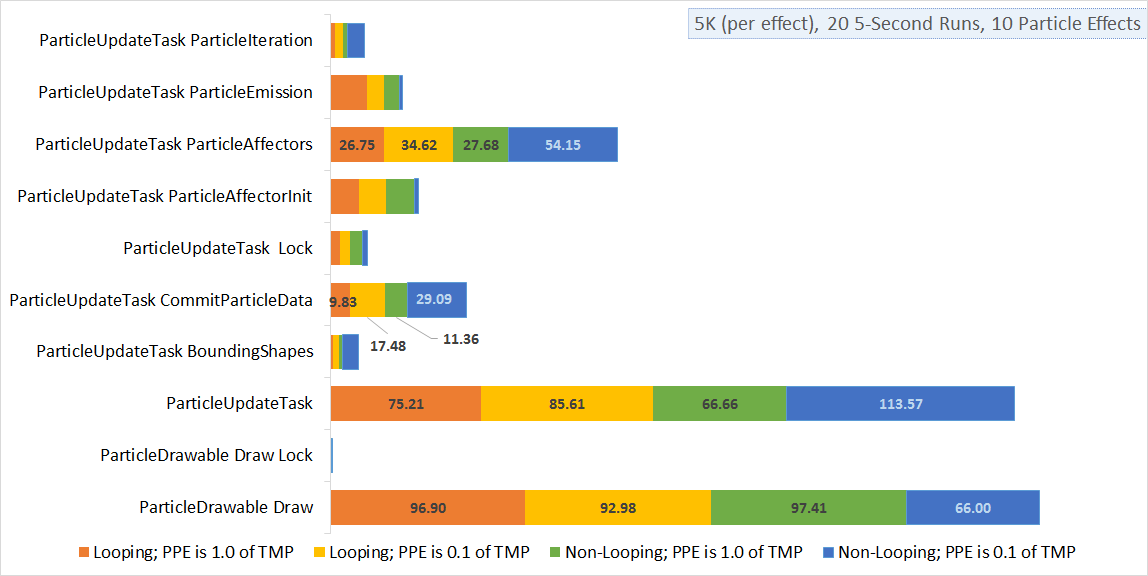
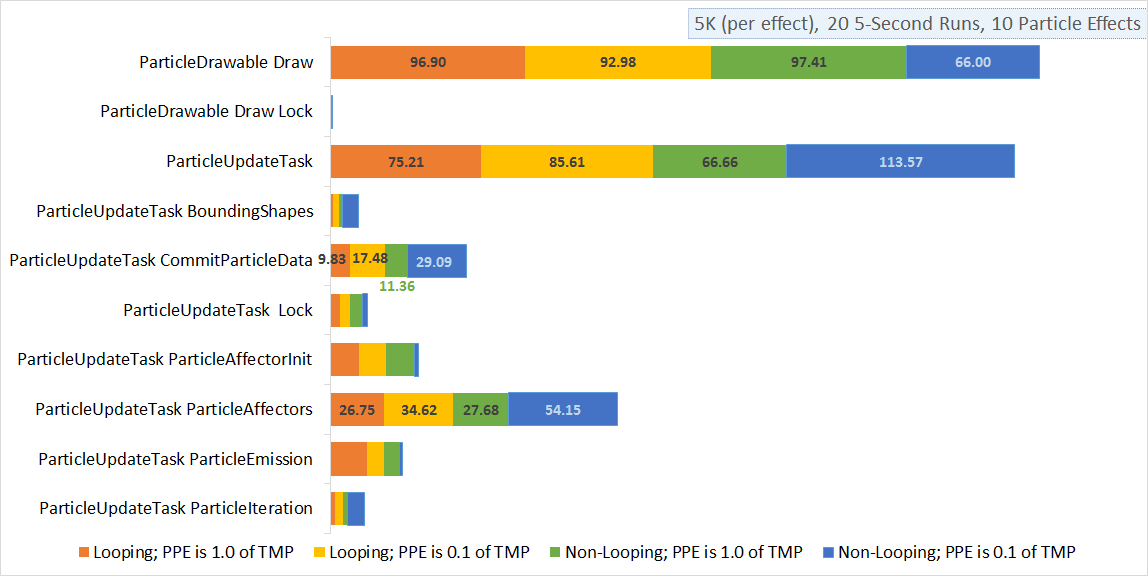
Layer changes from the first 1148x576 image to the second:
added layer "Layer 5" above "Layer 4" over [left=10, top=14, right=1040, bottom=526]
